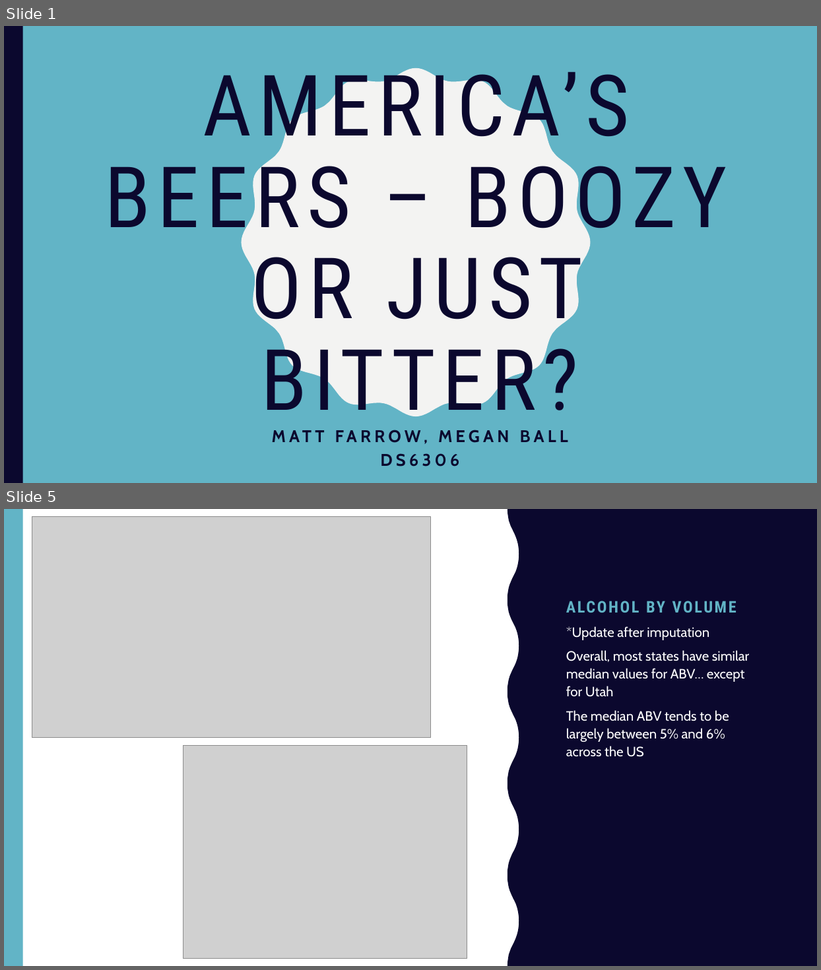
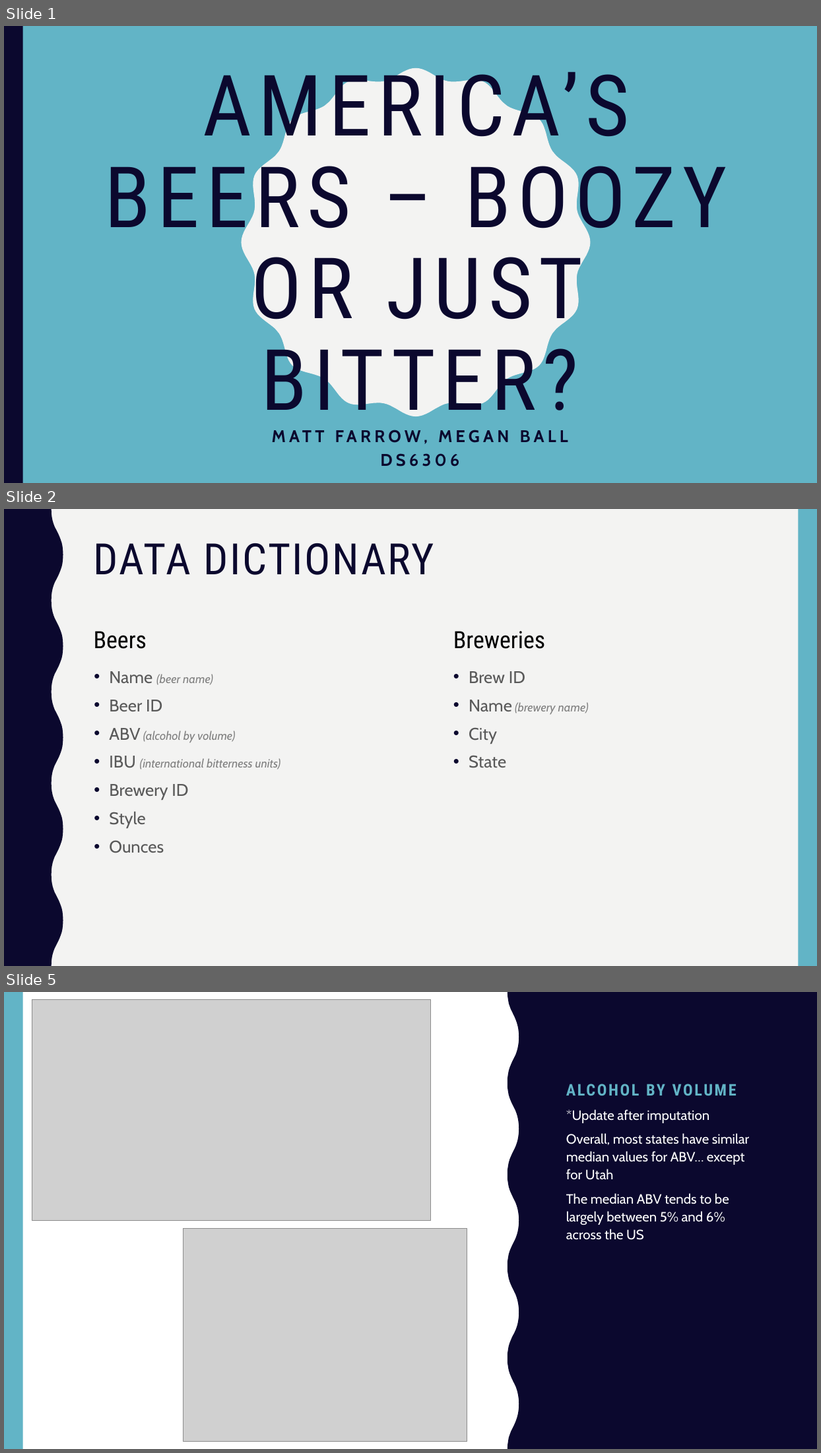
Before and after one commit to mattfarrow1/6306-project-1, a slide deck: docs/Matt_Farrow_Megan_Ball_DS6306_EDA.pptx. Shown one above the other, each under a label of ours: slides 1 and 5 before the commit, slides 1, 2 and 5 after it; the slides between them are not shown. The pictures are 821x970 and 821x1453 pixels, drawn with LibreOffice and Linux fonts; fonts in the diff are those of the drawing; grey boxes stand for pictures. Boxes give left, top, right and bottom in pixels: in the first picture for what was removed or moved away, otherwise in the second. Text is boxed around its words. In the diff, an @@ line names an element or a change of style, - is before the commit and + after.

Commit message:
Update ppt with data dictionary, impute/missing, table of breweries by state

```diff
--- a/docs/Matt_Farrow_Megan_Ball_DS6306_EDA.pptx
+++ b/docs/Matt_Farrow_Megan_Ball_DS6306_EDA.pptx
@@ slide 2 added at <box>4,509,817,966</box>, background #F3F3F2 @@
@@ freeform shape added at <box>4,509,63,966</box>, fill #0B082E @@
@@ rectangle added at <box>798,509,817,966</box>, fill #62B4C6 @@
@@ title added at <box>94,543,434,575</box>, 51 pt, text #0B082E @@
+DATA DICTIONARY
@@ text added at <box>94,631,147,649</box>, 28 pt, text #000000 @@
+Beers
@@ text added at <box>453,631,546,649</box>, 28 pt, text #000000 @@
+Breweries
@@ text added at <box>109,671,281,854</box>, 14 pt, text #808080, italic @@
+• Name (beer name)
+• Beer ID
+• ABV (alcohol by volume)
+• IBU (international bitterness units)
+• Brewery ID
+• Style
+• Ounces
@@ text added at <box>469,671,589,768</box>, 20 pt, text #595959 @@
+• Brew ID
+• Name (brewery name)
+• City
+• State
```
Also in this commit, not shown: 2 slides changed, 1 slide removed.
